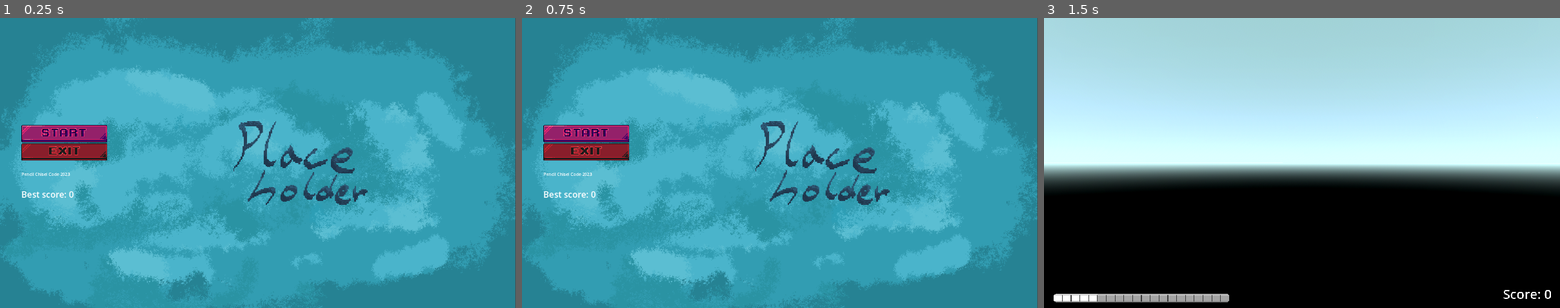
Above: before the commit, frames 1-3 (left to right).
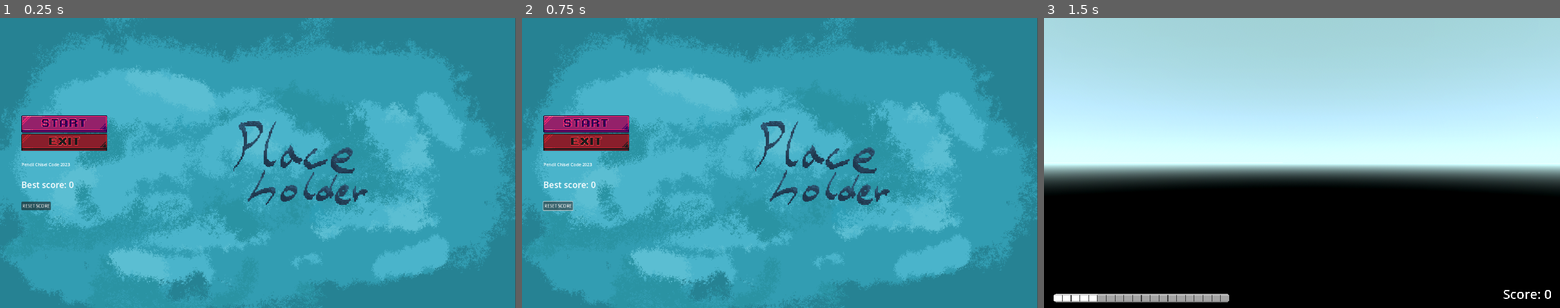
Above: after the commit, the same moments.

Repository: CodingBigTime/pencil-chisel-code-2023
Game: Godot game, scene res://scenes/ui/main_menu.tscn
Same seed, same stepped clock (60 frames per second), same inputs: the game is played once before the commit and once after it.
Inputs (mouse positions are in pixels of both pictures, inside the frame that each line leads up to; where the layout moved, square brackets give the same spot in the first picture):
- Up to frame 1 (0.25 s): no input
- Up to frame 2 (0.75 s): click (558, 206) at 0.5 s, where only the run after the commit has a clickable "RESET SCORE"
- Up to frame 3 (1.5 s): click (1105, 125) [1105, 134] at 1.25 s

The runs differ from the first frame. In frame 1, 2.8% of the frame differs, in the area x 4-21%, y 33-67%; in frame 2, 2.8%; in frame 3, nothing differs.

Commit message:
Add score reset

Diff:
--- a/scenes/ui/best_score_label.gd
+++ b/scenes/ui/best_score_label.gd
@@ -3,6 +3,11 @@
 
 
 func _ready() -> void:
+	GlobalState.reset_best_score_signal.connect(update_best_score)
+	update_best_score()
+
+
+func update_best_score() -> void:
 	if GlobalState.new_best_score:
 		text = "New best score: " + str(GlobalState.get_best_score())
 		label_settings.font_color = Color(1.0, 1.0, 0.0)
--- a/scenes/ui/main_menu.tscn
+++ b/scenes/ui/main_menu.tscn
@@ -10,6 +10,7 @@
 [ext_resource type="Texture2D" uid="uid://dy5y5l14xceox" path="res://assets/ui/buttons/exit_button_hover.png" id="8_3rgo3"]
 [ext_resource type="Script" path="res://scenes/ui/best_score_label.gd" id="9_i60lb"]
 [ext_resource type="Texture2D" uid="uid://vf45l2efh1tj" path="res://assets/ui/logo.png" id="9_mtwnh"]
+[ext_resource type="Script" path="res://scenes/ui/reset_score_button.gd" id="10_lj26a"]
 [ext_resource type="AudioStream" uid="uid://bm6bcuvl2fmgq" path="res://assets/sfx/button_press.wav" id="10_nue65"]
 [ext_resource type="AudioStream" uid="uid://clj6pfdgfrud7" path="res://assets/sfx/button_release.wav" id="11_gbt1v"]
 
@@ -73,6 +74,14 @@
 label_settings = SubResource("LabelSettings_f8bl0")
 script = ExtResource("9_i60lb")
 
+[node name="HBoxContainer" type="HBoxContainer" parent="HomeMenu/HSplitContainer/VBoxContainer"]
+layout_mode = 2
+
+[node name="reset_score_button" type="Button" parent="HomeMenu/HSplitContainer/VBoxContainer/HBoxContainer"]
+layout_mode = 2
+text = "RESET SCORE"
+script = ExtResource("10_lj26a")
+
 [node name="CenterContainer" type="CenterContainer" parent="HomeMenu/HSplitContainer"]
 layout_mode = 2
 
@@ -98,3 +107,4 @@
 [connection signal="button_down" from="HomeMenu/HSplitContainer/VBoxContainer/VBoxContainer/ExitButton" to="." method="_on_button_down"]
 [connection signal="button_up" from="HomeMenu/HSplitContainer/VBoxContainer/VBoxContainer/ExitButton" to="." method="_on_button_up"]
 [connection signal="pressed" from="HomeMenu/HSplitContainer/VBoxContainer/VBoxContainer/ExitButton" to="." method="_on_exit_button_pressed"]
+[connection signal="pressed" from="HomeMenu/HSplitContainer/VBoxContainer/HBoxContainer/reset_score_button" to="HomeMenu/HSplitContainer/VBoxContainer/HBoxContainer/reset_score_button" method="_on_pressed"]
--- /dev/null
+++ b/scenes/ui/reset_score_button.gd
@@ -0,0 +1,5 @@
+extends Button
+
+
+func _on_pressed():
+	GlobalState.reset_best_score()
--- a/state/global_state.gd
+++ b/state/global_state.gd
@@ -1,4 +1,6 @@
 extends Node
+
+signal reset_best_score_signal
 
 const SCORE_FILE = "user://score.save"
 
@@ -22,6 +24,12 @@
 	file.close()
 
 
+func reset_best_score() -> void:
+	if FileAccess.file_exists(SCORE_FILE):
+		set_best_score(0)
+		reset_best_score_signal.emit()
+
+
 func submit_new_score(new_score: int) -> void:
 	if new_score > get_best_score():
 		set_best_score(new_score)
Not shown: 1 places in scenes/ui/main_menu.tscn that only renumber resources
